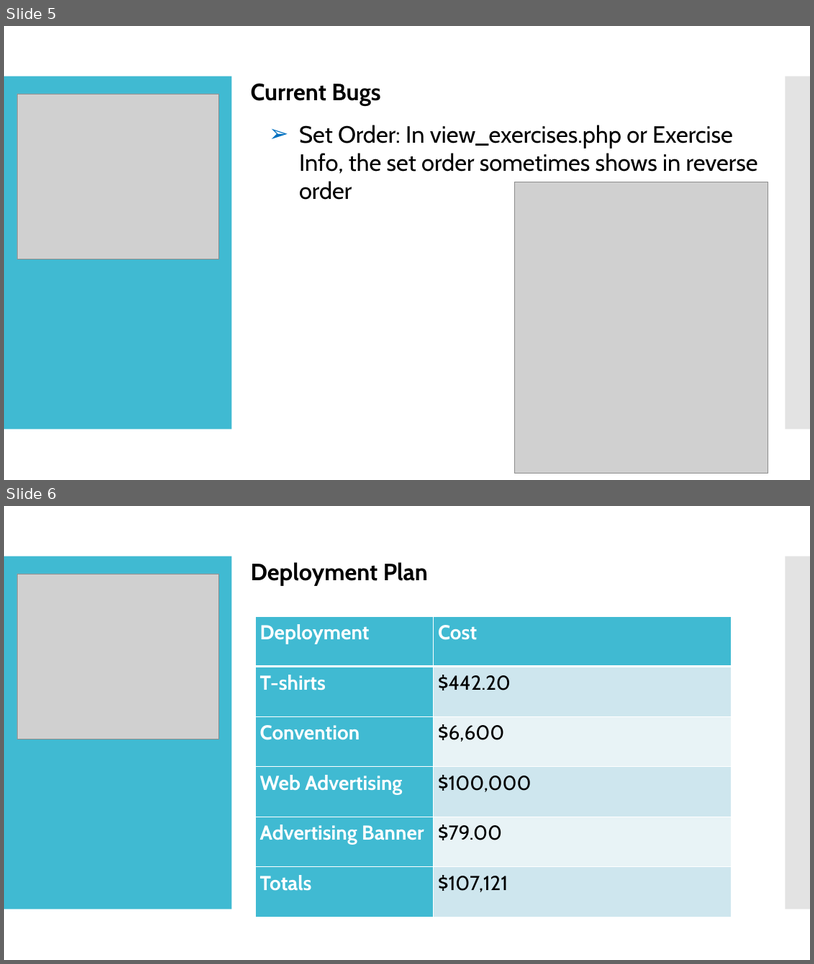
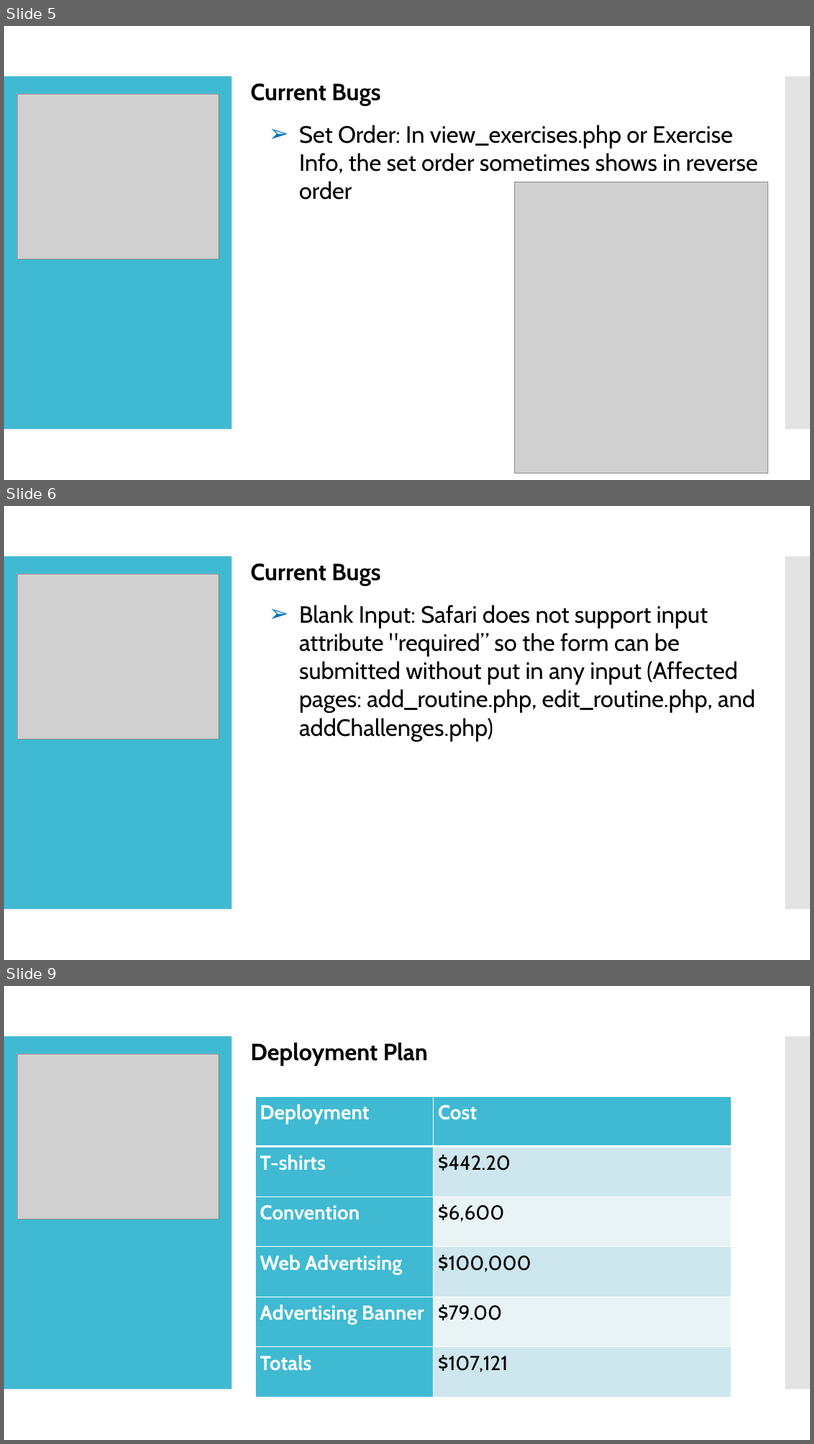
Before and after one commit to chengyeh/Workout-Buddy, a slide deck: documentation/EECS448_Project4_Group8.pptx. Shown one above the other, each under a label of ours: slides 5 and 6 before the commit, slides 5, 6 and 9 after it; the slides between them are not shown. The pictures are 814x964 and 814x1444 pixels, drawn with LibreOffice and Linux fonts; fonts in the diff are those of the drawing; grey boxes stand for pictures. Boxes give left, top, right and bottom in pixels: in the first picture for what was removed or moved away, otherwise in the second. Text is boxed around its words. In the diff, an @@ line names an element or a change of style, - is before the commit and + after.

Commit message:
Add more bugs to presentaion PowerPoint

```diff
--- a/documentation/EECS448_Project4_Group8.pptx
+++ b/documentation/EECS448_Project4_Group8.pptx
@@ slide 6 added at bbox=[4, 506, 810, 960], background #FFFFFF; not listed: 2 template elements that a slide beside it also shows @@
@@ text added at bbox=[251, 563, 381, 586], 28 pt, text #000000, bold @@
+Current Bugs
@@ picture added at bbox=[17, 574, 219, 739] @@
@@ text added at bbox=[299, 605, 756, 741], 28 pt, text #000000 @@
+  ➢ Blank Input: Safari does not support input attribute "required” so the form can be submitted without put in any input (Affected pages: add_routine.php, edit_routine.php, and addChallenges.php)
@@ what was slide 6 is now slide 9 @@
```
Also in this commit, not shown: 1 slide changed, 2 other slides added.
